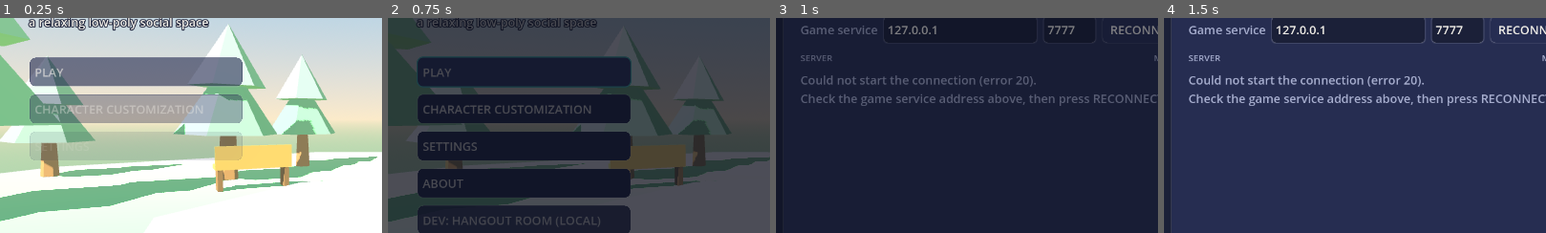
Above: before the commit, frames 1-4 (left to right).
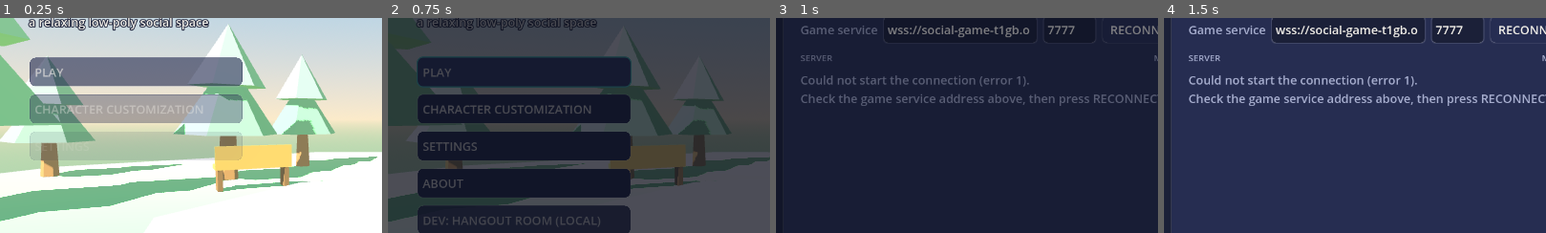
Above: after the commit, the same moments.

Repository: Himeru27/Social-Game
Game: Godot game, scene res://scenes/main_menu/main_menu.tscn
Two runs of this game, one before a commit and one after it. Both use one fixed random seed, a clock stepped at 60 frames per second and the inputs below.
Inputs (mouse positions are % of the whole screen's width and height, from its top left):
- Up to frame 1 (0.25 s): no input
- Up to frame 2 (0.75 s): click "PLAY" at 0.5 s
- Up to frame 3 (1 s): no input
- Up to frame 4 (1.5 s): click (57, 84) at 1.27 s; type "12" at 1.35 s
The pictures show only the part of the screen within x 0-50%, y 21-71%; the shares and areas given below are measured in that part.

Frames 1-2 are identical in both runs. In frame 3, 0.9% of the frame differs, in the area x 29-68%, y 3-32%; in frame 4, 1.0%.

Commit message:
Add files via upload

Diff:
--- a/chill_hangout_phase8/chill_hangout/autoload/game_settings.gd
+++ b/chill_hangout_phase8/chill_hangout/autoload/game_settings.gd
@@ -22,7 +22,7 @@
 	"resolution_index": 0,
 	"fullscreen": false,
 	"fov": 75.0,
-	"server_host": "127.0.0.1",
+	"server_host": "wss://social-game-t1gb.onrender.com",
 	"server_port": 7777,
 }
 
